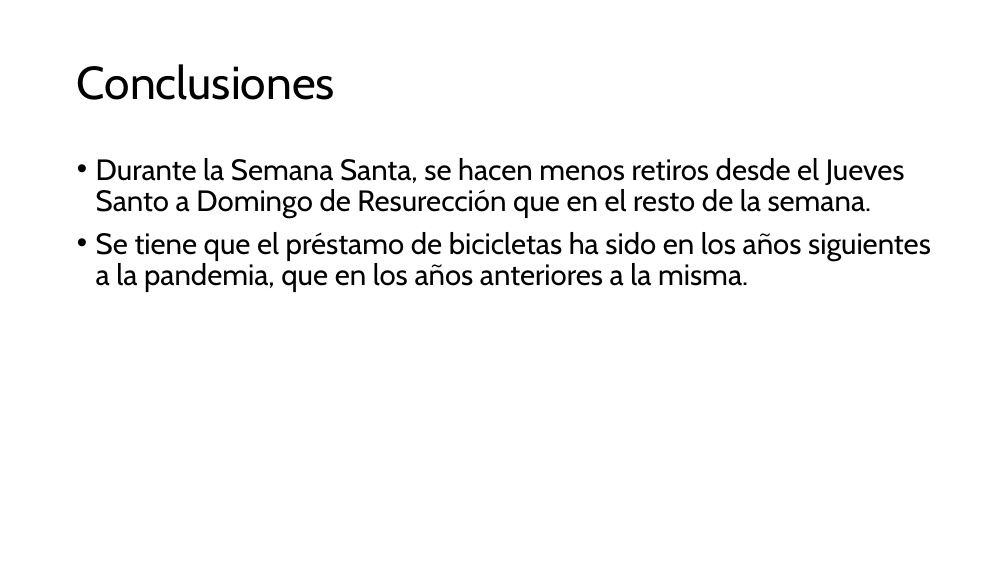
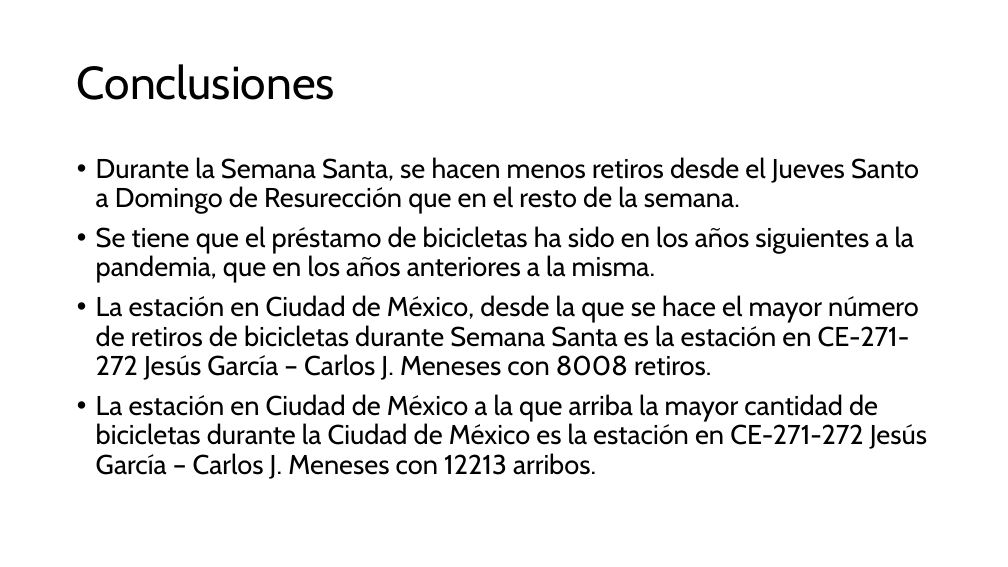
Before and after one commit to Ari-Castellanos/Proyecto-1-Seminario-2, a slide deck: slide 8 of Proyecto1_Seminario2.pptx. Drawn at 1008x567 pixels with LibreOffice and Linux fonts; fonts in the diff are those of the drawing. Boxes give left, top, right and bottom in pixels: in the first picture for what was removed or moved away, otherwise in the second. Text is boxed around its words. In the diff, an @@ line names an element or a change of style, - is before the commit and + after.

```diff
--- a/Proyecto1_Seminario2.pptx
+++ b/Proyecto1_Seminario2.pptx
@@ text at <box>96,157,919,283</box>: size 28 to 25.9 pt in "Durante la Semana Santa, se hacen menos ...", "Se tiene que el préstamo de bicicletas ..." @@
@@ text at <box>96,295,927,479</box>: paragraphs added @@
+• La estación en Ciudad de México, desde la que se hace el mayor número de retiros de bicicletas durante Semana Santa es la estación en CE-271-272 Jesús García – Carlos J. Meneses con 8008 retiros.
+• La estación en Ciudad de México a la que arriba la mayor cantidad de bicicletas durante la Ciudad de México es la estación en CE-271-272 Jesús García – Carlos J. Meneses con 12213 arribos.
```
Also in this commit, not shown: 4 other slides changed, 1 slide added, 1 slide removed.
